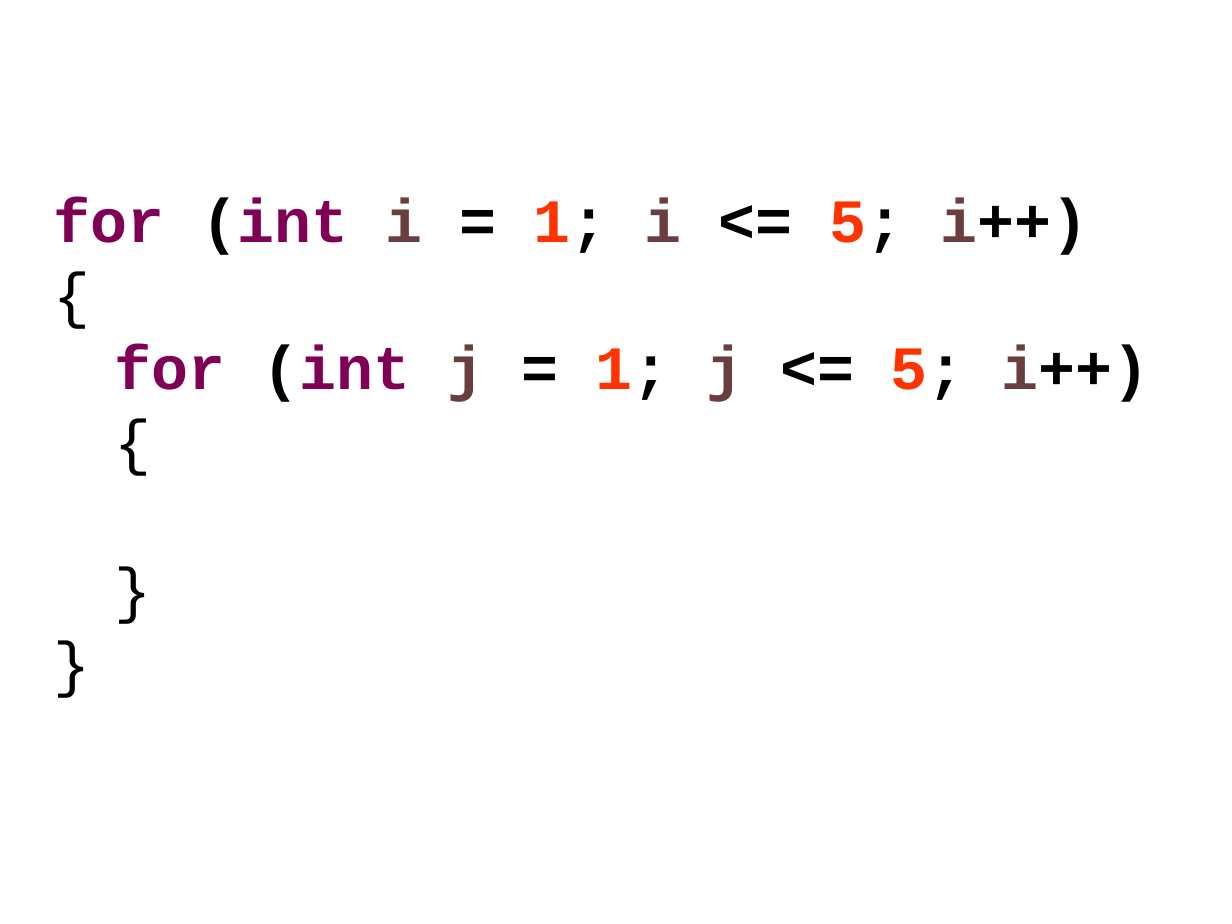
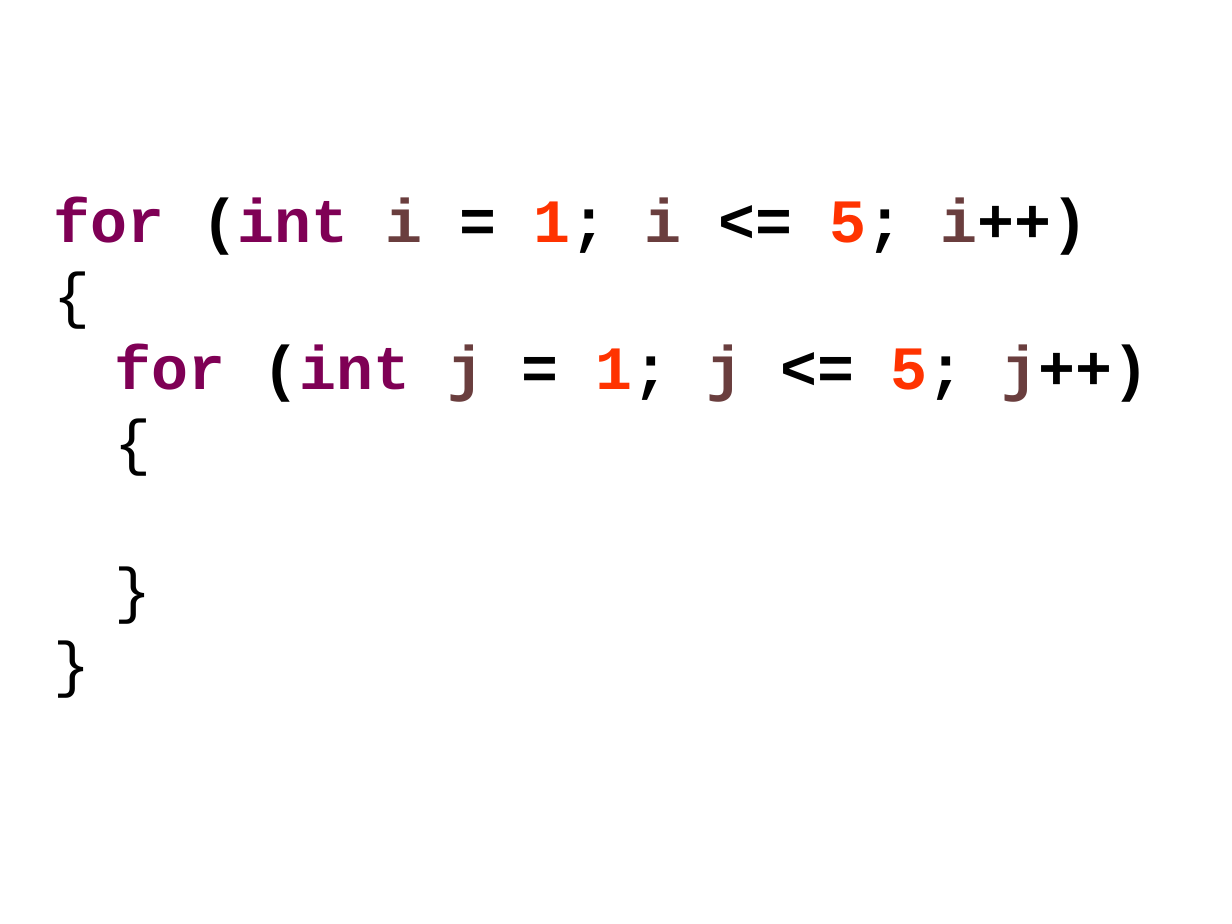
Before and after one commit to LearnWithLlew/IntroToJava.sources, a slide deck: slide 43 of src/main/org/learnwithllew/courseware/section01forloops/ForStatements.pptx. Drawn at 1232x924 pixels with LibreOffice and Linux fonts; fonts in the diff are those of the drawing. Boxes give left, top, right and bottom in pixels: in the first picture for what was removed or moved away, otherwise in the second. Text is boxed around its words. In the diff, an @@ line names an element or a change of style, - is before the commit and + after.

```diff
--- a/src/main/org/learnwithllew/courseware/section01forloops/ForStatements.pptx
+++ b/src/main/org/learnwithllew/courseware/section01forloops/ForStatements.pptx
@@ text at (115,346,1150,402): text changed @@
-  for (int j = 1; j <= 5; i++)
+  for (int j = 1; j <= 5; j++)
```
Also in this commit, not shown: 16 other slides changed, 1 other file.
